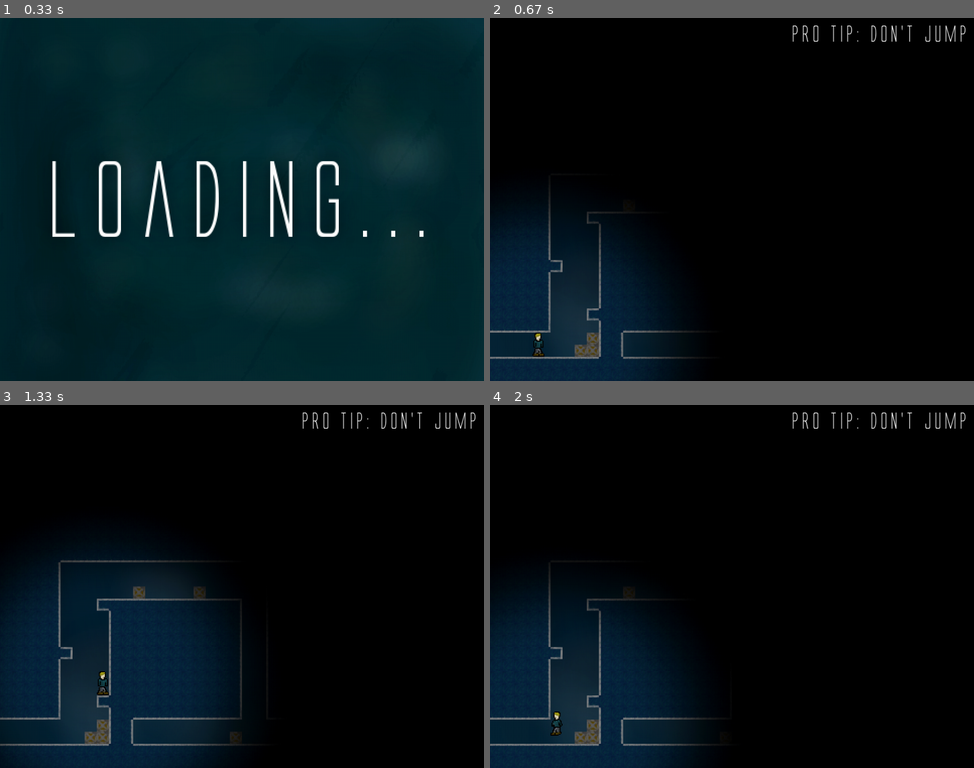
Above: before the commit, frames 1-4 (two rows, left to right).
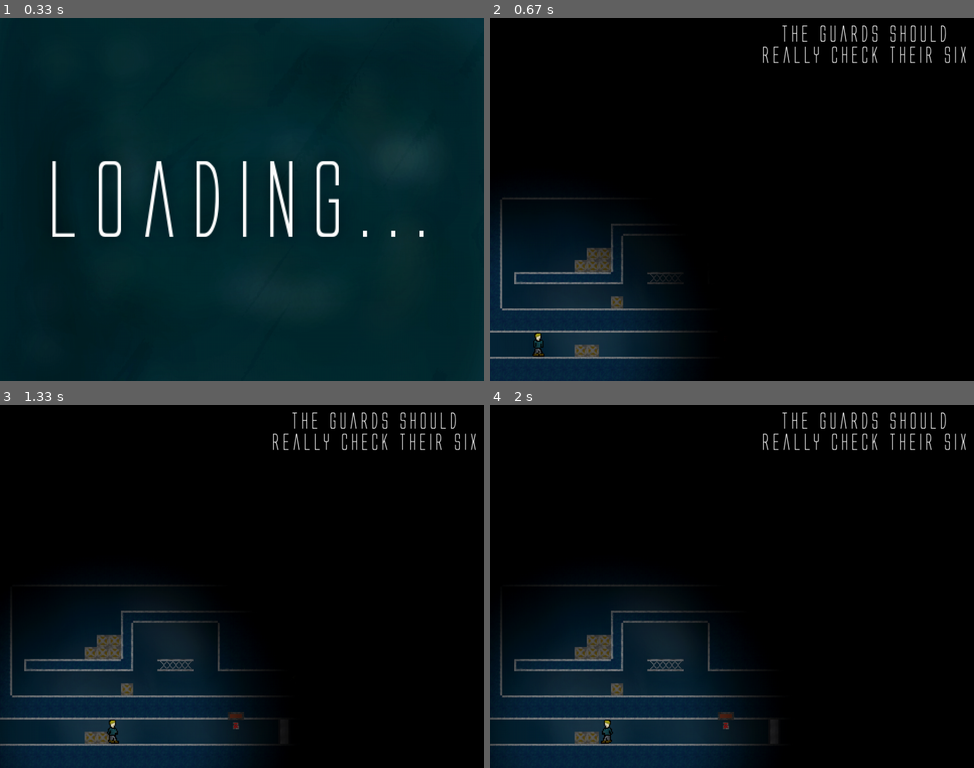
Above: after the commit, the same moments.

Repository: Sigton/stealth
Game: pygame game, started from source/main.py
Same seed, same stepped clock (60 frames per second), same inputs: the game is played once before the commit and once after it.
Inputs:
- Up to frame 1 (0.33 s): no input
- Up to frame 2 (0.67 s): hold Right from 0.33 s (still down)
- Up to frame 3 (1.33 s): release Right at 0.8 s; hold Up 0.83-1.13 s; hold Right from 1.17 s (still down)
- Up to frame 4 (2 s): release Right at 1.63 s; hold Left from 1.67 s (still down)

Frame 1 is identical in both runs. In frame 2, 3.1% of the frame differs, in the area x 2-99%, y 2-94%; in frame 3, 10%, in the area x 0-99%, y 2-100%; in frame 4, 8.9%.

Commit message:
Fixed some lag

Diff:
--- a/source/funcs.py
+++ b/source/funcs.py
@@ -28,13 +28,10 @@
     x2 = clip.left - rect2.left
     y2 = clip.top - rect2.top
 
-    print(len(mask1), len(mask1[0]), len(mask2), len(mask2[0]))
-
     # cycle through clip's area of the hitmasks
     for y in range(clip.height):
         for x in range(clip.width):
             # returns True if neither pixel is blank
-            print(x1+x, y1+y)
             if mask1[y1+y][x1+x] is not 0 and mask2[y2+y][x2+x] is not 0:
                 return True
 
--- a/source/main.py
+++ b/source/main.py
@@ -61,10 +61,10 @@
     level_list.append(level.Level03(player))
     level_list.append(level.Level04(player))
     level_list.append(level.Level05(player))
-    '''
     level_list.append(level.Level06(player))
     level_list.append(level.Level07(player))
     level_list.append(level.Level08(player))
+    '''
     level_list.append(level.Level09(player))
     level_list.append(level.Level10(player))
     level_list.append(level.Level11(player))
--- a/source/torches.py
+++ b/source/torches.py
@@ -2,6 +2,7 @@
 
 import spritesheet
 import funcs
+
 
 class Torch(pygame.sprite.Sprite):
 
@@ -26,18 +27,20 @@
 
     def update(self):
 
+        # save old direction
+        old_dir = self.direction
+
         # Move to guards position
         self.direction = self.guard.direction
+
+        if self.direction != old_dir:
+            self.hitmask = funcs.create_mask(self.image)
 
         if self.direction == "R":
             self.image = self.image_r
             self.rect.x = self.guard.rect.x + self.guard.rect.width / 2
-
-            self.hitmask = funcs.create_mask(self.image)
         else:
             self.image = self.image_l
             self.rect.x = (self.guard.rect.x + self.guard.rect.width / 2) - self.rect.width
 
-            self.hitmask = funcs.create_mask(self.image)
-
         self.rect.y = self.guard.rect.y - self.guard.rect.height / 2
